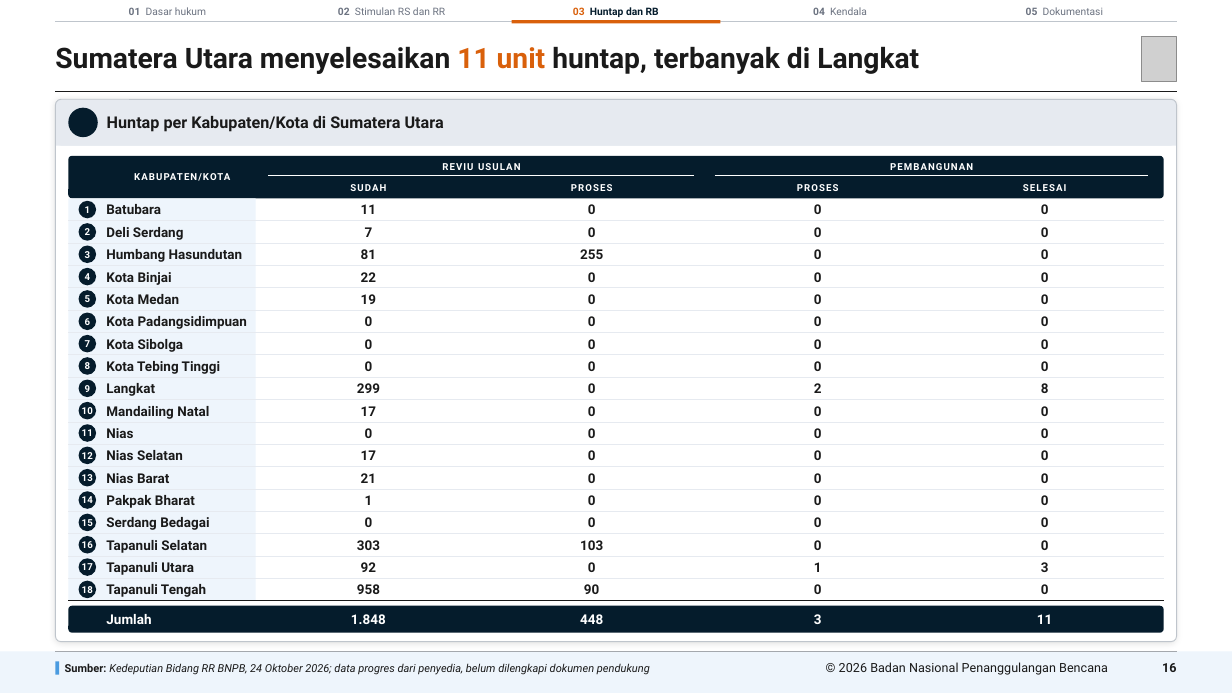
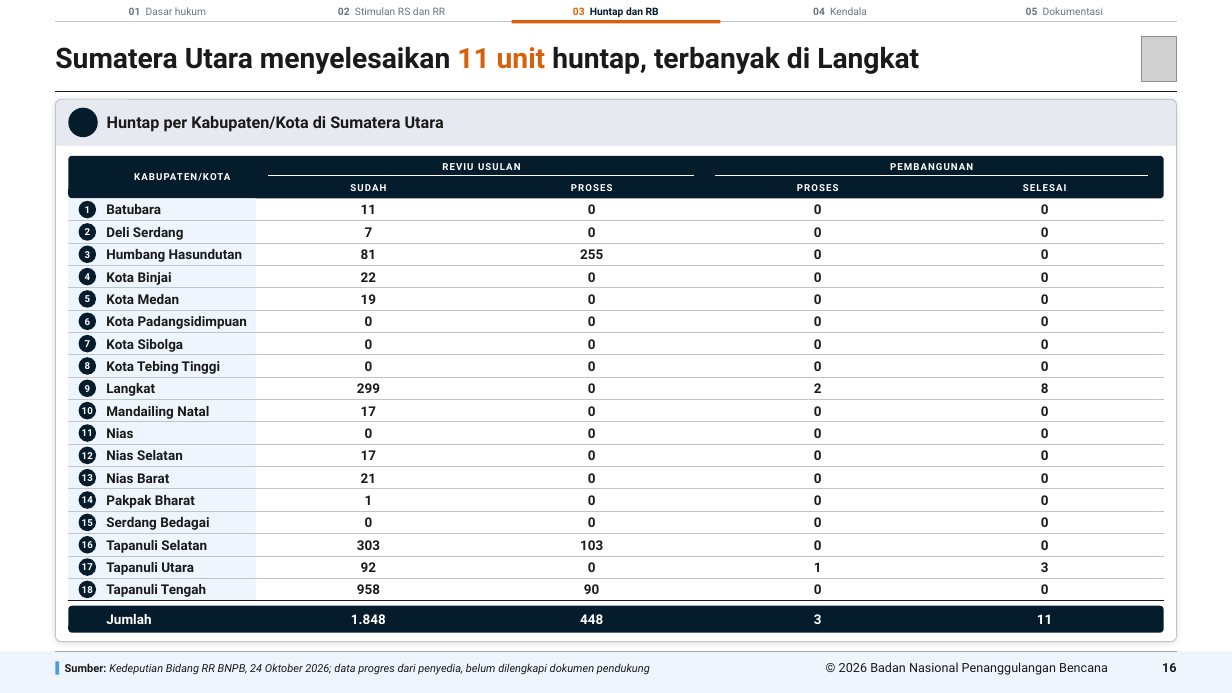
Before and after one commit to terasurbannetwork/poskokarhutla, a slide deck: slide 16 of docs/deck-bnpb/Progres Perumahan RR Sumatera 271026/Progres Perumahan RR Sumatera 271026.pptx. Drawn at 1232x693 pixels with LibreOffice and Linux fonts; fonts in the diff are those of the drawing; grey boxes stand for pictures; background and template pictures are left out. Boxes give left, top, right and bottom in pixels: in the first picture for what was removed or moved away, otherwise in the second. Text is boxed around its words. In the diff, an @@ line names an element or a change of style, - is before the commit and + after.

```diff
--- a/docs/deck-bnpb/Progres Perumahan RR Sumatera 271026/Progres Perumahan RR Sumatera 271026.pptx
+++ b/docs/deck-bnpb/Progres Perumahan RR Sumatera 271026/Progres Perumahan RR Sumatera 271026.pptx
@@ line (68, 221) - (1164, 221): stroke #E6EAF0 0.5 pt to #BFC5CC 0.6 pt @@
@@ line (68, 243) - (1164, 243): stroke #E6EAF0 0.5 pt to #BFC5CC 0.6 pt @@
@@ line (68, 265) - (1164, 265): stroke #E6EAF0 0.5 pt to #BFC5CC 0.6 pt @@
@@ line (68, 287) - (1164, 287): stroke #E6EAF0 0.5 pt to #BFC5CC 0.6 pt @@
@@ line (68, 311) - (1164, 311): stroke #E6EAF0 0.5 pt to #BFC5CC 0.6 pt @@
@@ line (68, 333) - (1164, 333): stroke #E6EAF0 0.5 pt to #BFC5CC 0.6 pt @@
@@ line (68, 355) - (1164, 355): stroke #E6EAF0 0.5 pt to #BFC5CC 0.6 pt @@
@@ line (68, 377) - (1164, 377): stroke #E6EAF0 0.5 pt to #BFC5CC 0.6 pt @@
@@ line (68, 399) - (1164, 399): stroke #E6EAF0 0.5 pt to #BFC5CC 0.6 pt @@
@@ line (68, 422) - (1164, 422): stroke #E6EAF0 0.5 pt to #BFC5CC 0.6 pt @@
@@ line (68, 445) - (1164, 445): stroke #E6EAF0 0.5 pt to #BFC5CC 0.6 pt @@
@@ line (68, 467) - (1164, 467): stroke #E6EAF0 0.5 pt to #BFC5CC 0.6 pt @@
@@ line (68, 489) - (1164, 489): stroke #E6EAF0 0.5 pt to #BFC5CC 0.6 pt @@
@@ line (68, 511) - (1164, 511): stroke #E6EAF0 0.5 pt to #BFC5CC 0.6 pt @@
@@ line (68, 533) - (1164, 533): stroke #E6EAF0 0.5 pt to #BFC5CC 0.6 pt @@
@@ line (68, 556) - (1164, 556): stroke #E6EAF0 0.5 pt to #BFC5CC 0.6 pt @@
@@ line (68, 579) - (1164, 579): stroke #E6EAF0 0.5 pt to #BFC5CC 0.6 pt @@
```
Also in this commit, not shown: 14 other slides changed, 3 other files.
